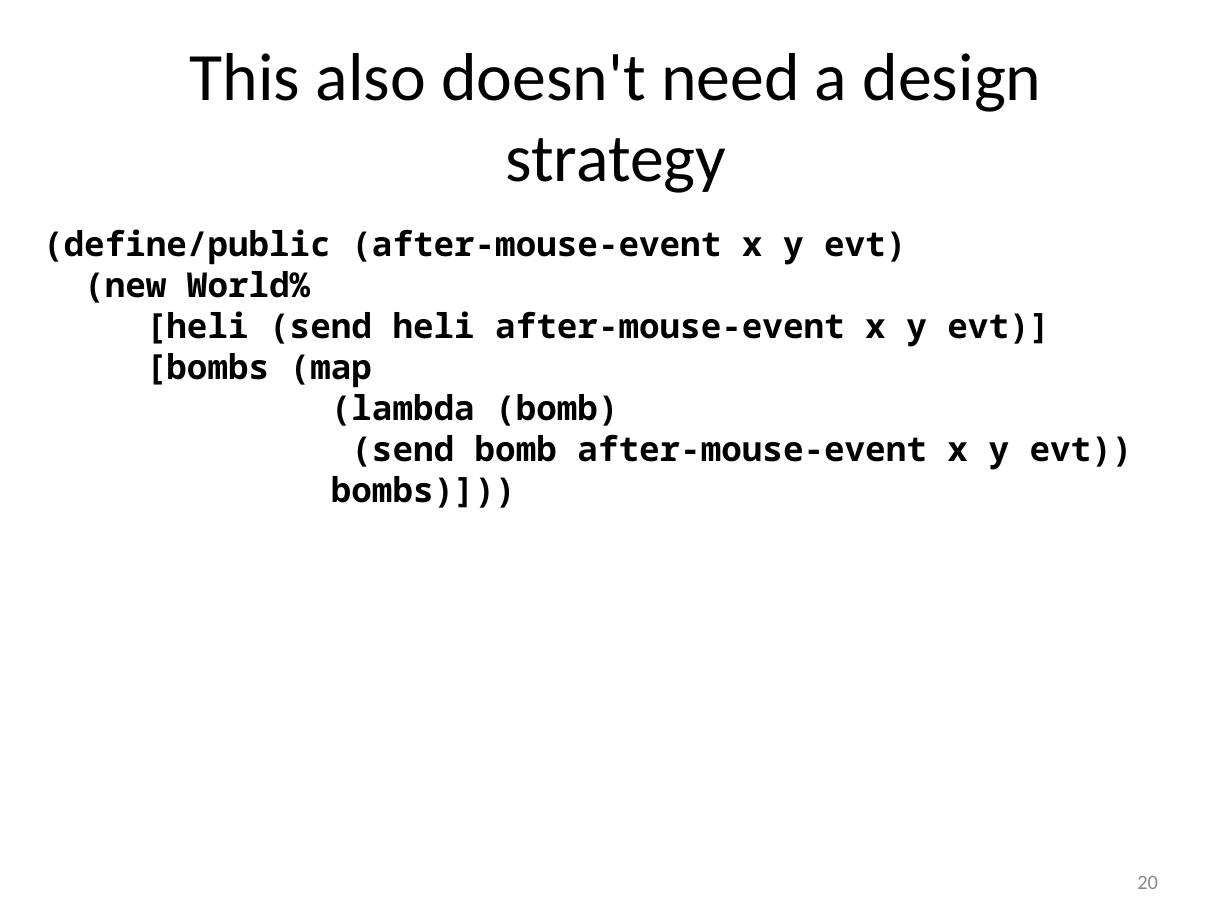
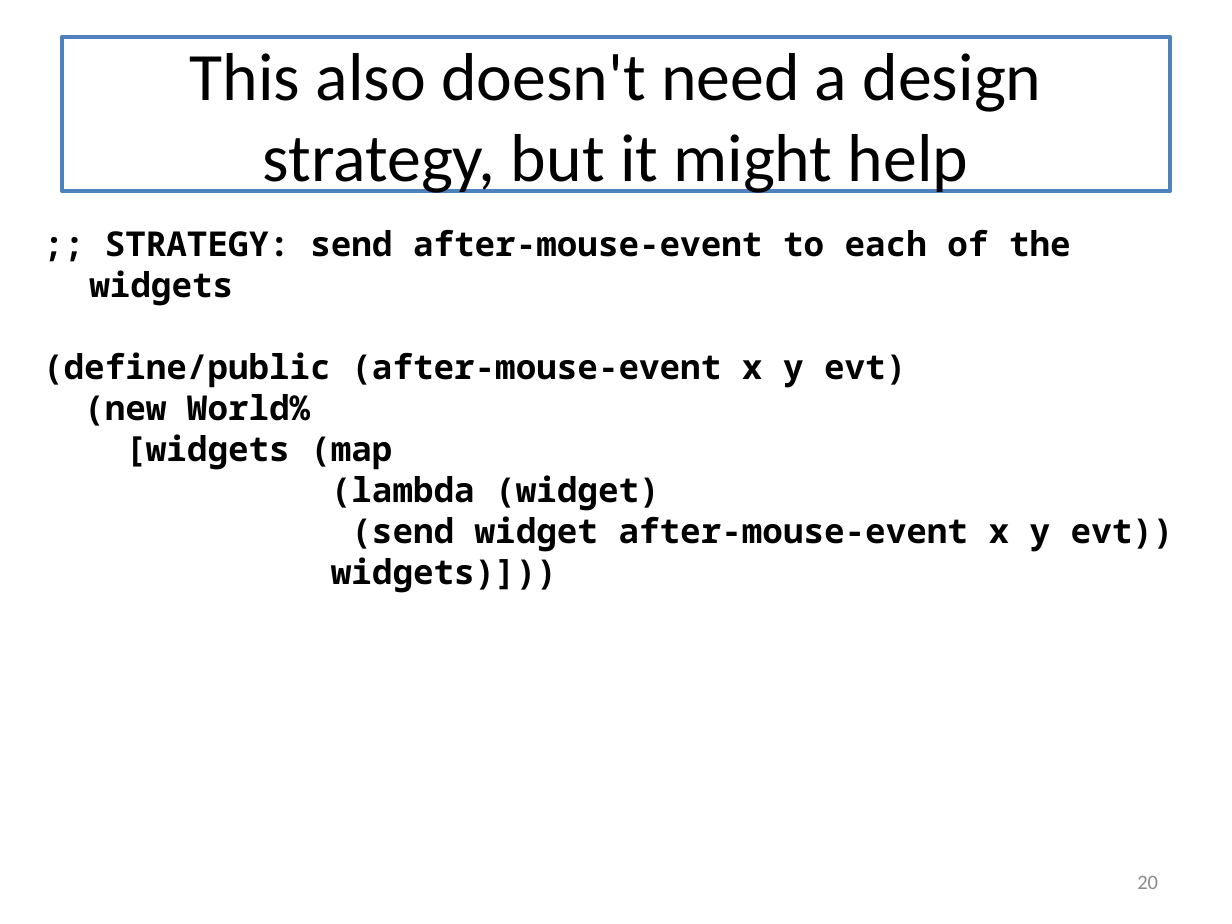
Before and after one commit to mwand/cs5010f16, a slide deck: slide 20 of Slides/Lesson 9.5 The Design Recipe Using Classes.pptx. Drawn at 1232x924 pixels with LibreOffice and Linux fonts; fonts in the diff are those of the drawing. Boxes give left, top, right and bottom in pixels: in the first picture for what was removed or moved away, otherwise in the second. Text is boxed around its words. In the diff, an @@ line names an element or a change of style, - is before the commit and + after.

Commit message:
fixed typo in gp08-3, updating slides for Modules 8-9

```diff
--- a/Slides/Lesson 9.5 The Design Recipe Using Classes.pptx
+++ b/Slides/Lesson 9.5 The Design Recipe Using Classes.pptx
@@ title "This also doesn't need a ...": place and size @@
-title "This also doesn't need a ..." at <box>190,53,1042,193</box>
+title "This also doesn't need a ..." at <box>62,37,1170,191</box>
@@ title "This also doesn't need a ..." at <box>62,37,1170,191</box>: fill none to #FFFFFF; outline none to #4F81BD 2.25 pt @@
@@ title at <box>190,53,1042,193</box>: text changed @@
-This also doesn't need a design strategy
+This also doesn't need a design strategy, but it might help
@@ text at <box>89,229,1071,306</box>: paragraph added @@
+;; STRATEGY: send after-mouse-event to each of the widgets
@@ text at <box>125,434,1174,593</box>: text changed @@
-[heli (send heli after-mouse-event x y evt)]
-[bombs (map
-(lambda (bomb)
-(send bomb after-mouse-event x y evt))
-bombs)]))
+[widgets (map
+(lambda (widget)
+(send widget after-mouse-event x y evt))
+widgets)]))
```
Also in this commit, not shown: 20 other slides changed, 5 slides added, 6 slides removed, 10 other files.
